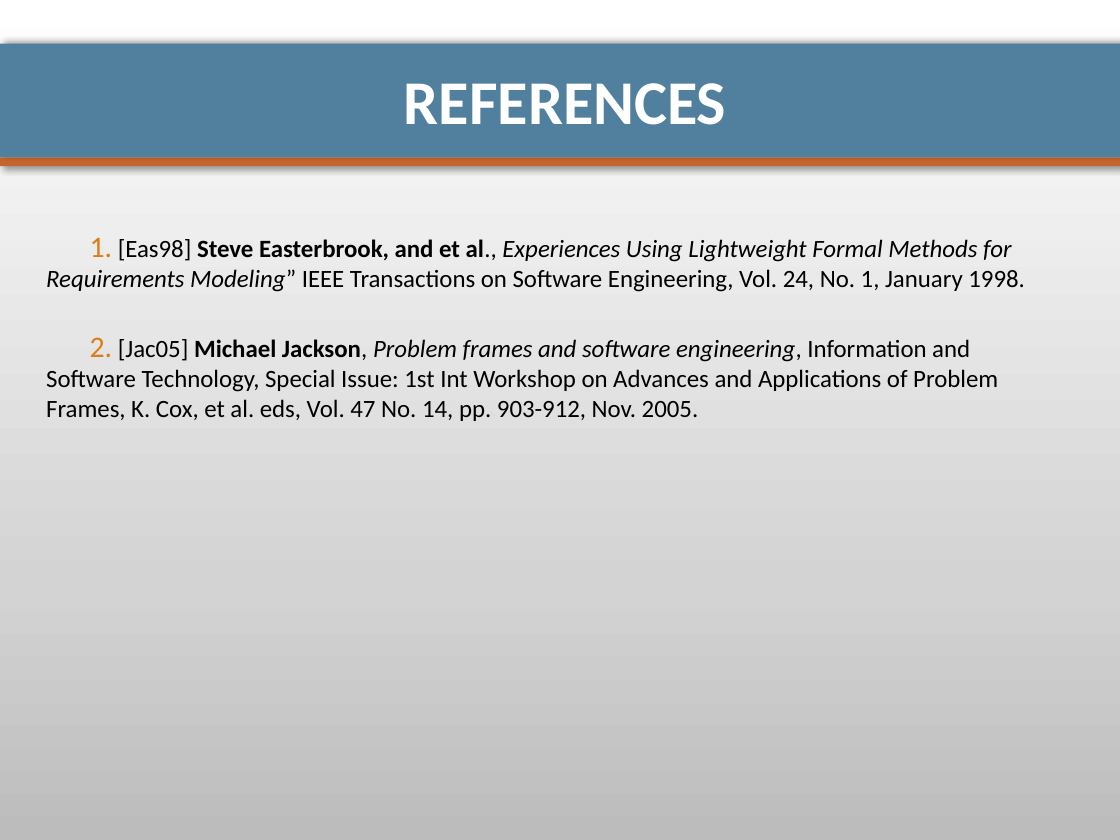
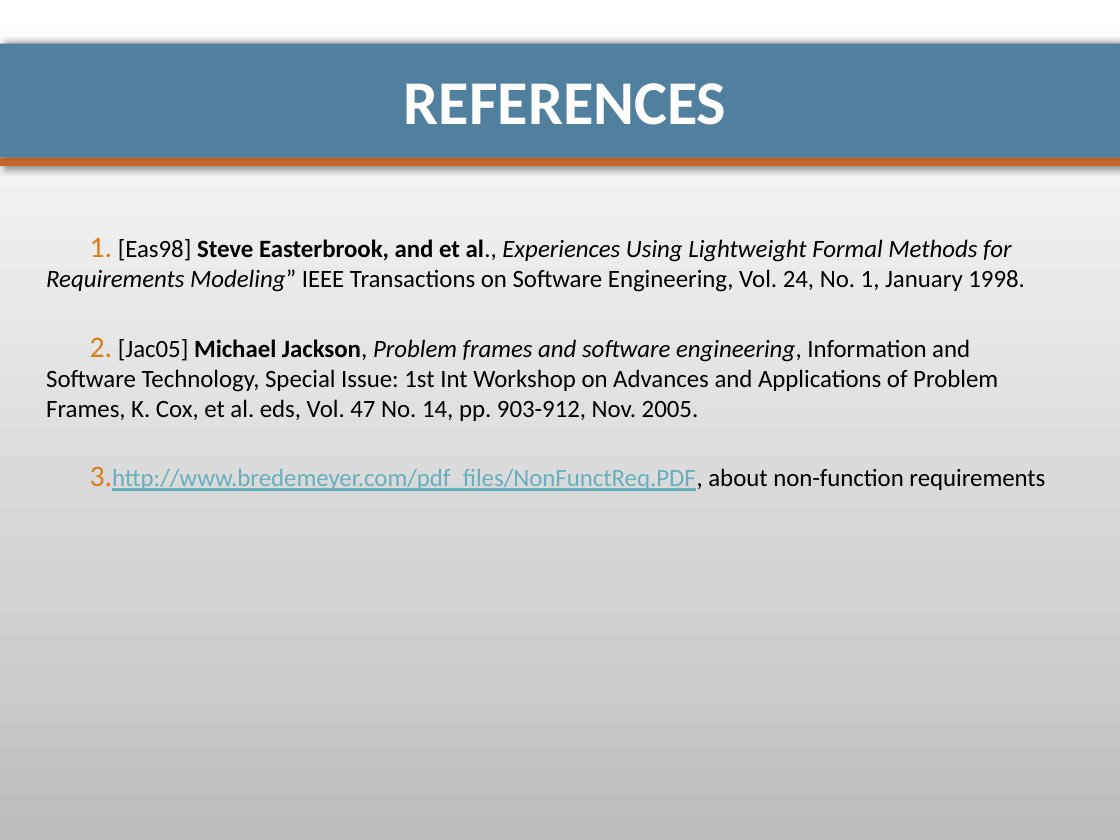
Before and after one commit to pierrealauzet/euroteam, a slide deck: slide 26 of Project 1/Part Final/CS554_EuroTeam_Project1.pptx. Drawn at 1120x840 pixels with LibreOffice and Linux fonts; fonts in the diff are those of the drawing. Boxes give left, top, right and bottom in pixels: in the first picture for what was removed or moved away, otherwise in the second. Text is boxed around its words. In the diff, an @@ line names an element or a change of style, - is before the commit and + after.

```diff
--- a/Project 1/Part Final/CS554_EuroTeam_Project1.pptx
+++ b/Project 1/Part Final/CS554_EuroTeam_Project1.pptx
@@ text at [112, 468, 1045, 491]: paragraph added @@
+3. http://www.bredemeyer.com/pdf_files/NonFunctReq.PDF, about non-function requirements
```
Also in this commit, not shown: 5 other slides changed, 3 other files.
